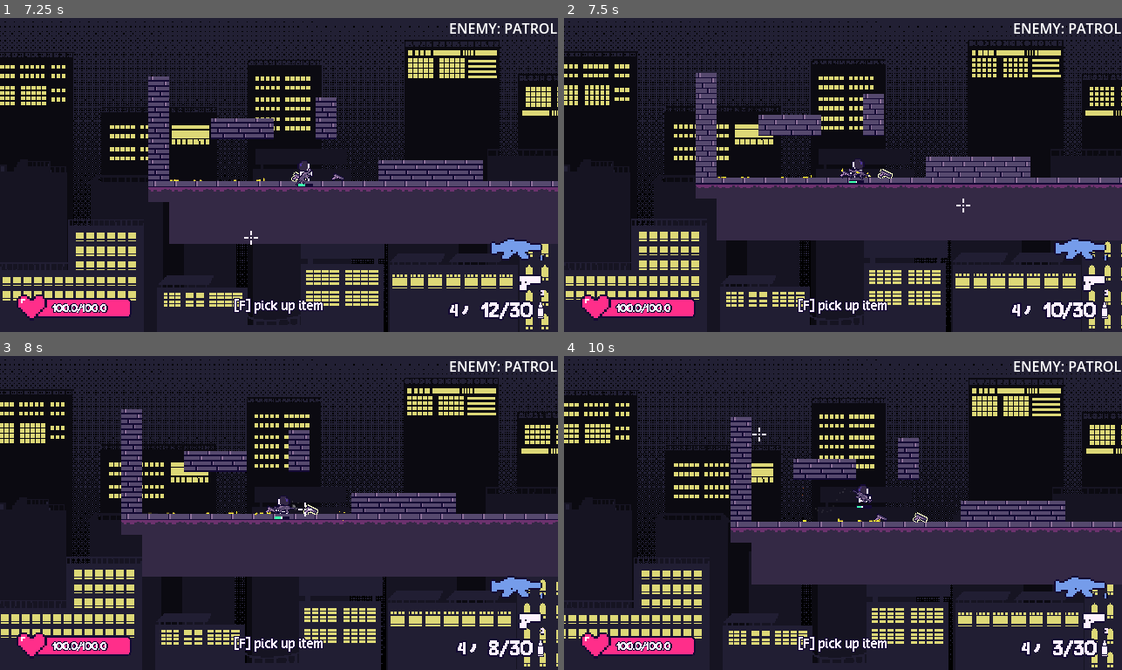
Above: before the commit, frames 1-4 (two rows, left to right).
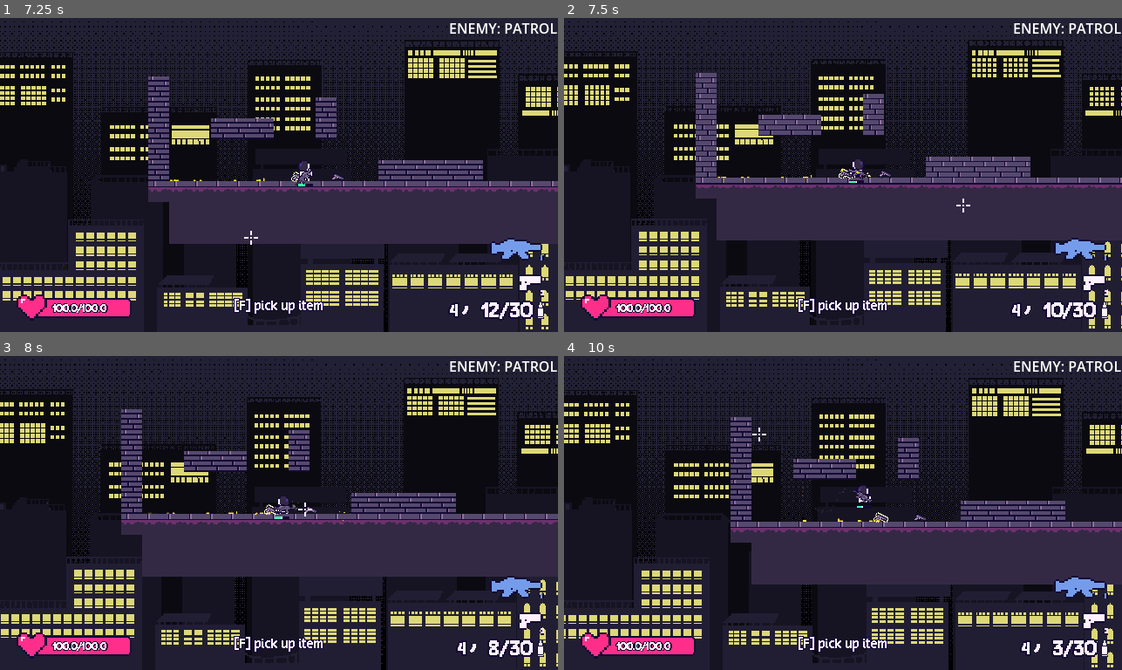
Above: after the commit, the same moments.

Repository: kyteidev/rogueshot
Game: Godot game, scene res://scenes/game_debug.tscn
Same seed, same stepped clock (60 frames per second), same inputs: the game is played once before the commit and once after it.
Inputs (mouse positions are in pixels of both pictures, inside the frame that each line leads up to):
- Up to frame 1 (7.25 s): tap Enter at 0.5 s; move the mouse to (251, 237) at 0.52 s; hold D (player_right) 0.53-1.25 s; tap F (player_interact) at 0.6, 2.1, 3.8, 5.3, 6.6 s; click (251, 237) at 0.67 s; tap W (player_jump) at 0.77, 3.77, 6.77 s; drag from (446, 222) to (306, 171) at 1.27 s; move the mouse to (111, 127) at 2.02 s; hold A (player_left) 2.03-2.75 s; drag from (306, 175) to (111, 127) at 2.77 s; move the mouse to (195, 96) at 3.52 s; hold A (player_left) 3.53-4.25 s; hold Shift (player_sprint) 3.53-4.25 s; drag from (401, 159) to (262, 171) at 4.27 s; move the mouse to (167, 190) at 5.02 s; hold D (player_right) 5.03-5.75 s; tap 1 (weapon_primary) at 5.1 s; click (167, 190) at 5.17 s; drag from (334, 105) to (167, 190) at 5.77 s; move the mouse to (251, 237) at 6.52 s; hold D (player_right) from 6.53 s (still down)
- Up to frame 2 (7.5 s): release D (player_right) at 7.25 s; drag from (1010, 222) to (870, 171) at 7.27 s
- Up to frame 3 (8 s): no input
- Up to frame 4 (10 s): move the mouse to (675, 465) at 8.02 s; hold A (player_left) 8.03-8.75 s; tap F (player_interact) at 8.1, 9.8 s; drag from (870, 513) to (675, 465) at 8.77 s; move the mouse to (759, 434) at 9.52 s; hold D (player_right) from 9.53 s (still down); hold Shift (player_sprint) from 9.53 s (still down); click (759, 434) at 9.67 s; tap W (player_jump) at 9.77 s

Frame 1 is identical in both runs. In frame 2, less than 0.1% of the frame differs, in the area x 49-59%, y 48-52%; in frame 3, less than 0.1%; in frame 4, less than 0.1%, in the area x 55-66%, y 49-54%.

Commit message:
fix item highlighting

Diff:
--- a/scenes/game_debug.tscn
+++ b/scenes/game_debug.tscn
@@ -16,8 +16,8 @@
 
 [sub_resource type="Resource" id="Resource_4gq7n"]
 script = ExtResource("9_7exj4")
-id = &"item"
-name = "item"
+id = &"pistol"
+name = "pistol"
 icon = ExtResource("10_vhi7h")
 metadata/_custom_type_script = "uid://coqypqa0006b"
 
@@ -53,7 +53,7 @@
 [node name="Player" parent="." unique_id=73622017 node_paths=PackedStringArray("transition", "crosshair") instance=ExtResource("1_6rfd2")]
 transition = NodePath("../TransitionCircle")
 crosshair = NodePath("../CrosshairCanvas")
-item = SubResource("Resource_4gq7n")
+temp_item = SubResource("Resource_4gq7n")
 
 [node name="Enemy" parent="." unique_id=136999672 instance=ExtResource("3_ex044")]
 position = Vector2(204, -22)
--- a/scripts/characters/player.gd
+++ b/scripts/characters/player.gd
@@ -45,7 +45,7 @@
 
 @export var transition: CanvasLayer
 @export var crosshair: CanvasLayer
-@export var item: ItemData
+@export var temp_item: ItemData
 
 var sm := StateManager
 
@@ -112,7 +112,6 @@
 
 var flipped := false
 
-var closest_item: Node2D
 var items_in_range: Array[Node2D]
 
 @onready var coyote_timer: Timer = $CoyoteTimer
@@ -325,6 +324,9 @@
 	# stamina
 	_update_stamina_bar(delta)
 
+	# item stuff
+	_highlight_items()
+
 
 func take_damage(damage: float, _global_position: Vector2) -> void:
 	# flash red when taking damage
@@ -344,12 +346,12 @@
 	var inst := item_scene.instantiate()
 	get_tree().current_scene.add_child(inst)
 	inst.global_position = global_position + Vector2(50.0, -10.0)
-	inst.setup(item)
+	inst.setup(temp_item)
 
 	var inst2 := item_scene.instantiate()
 	get_tree().current_scene.add_child(inst2)
 	inst2.global_position = global_position + Vector2(80.0, -10.0)
-	inst2.setup(item)
+	inst2.setup(temp_item)
 
 
 func _start_stamina_flash() -> void:
@@ -440,33 +442,32 @@
 	stamina_loss_bar.value = displayed_stamina_loss
 
 
-# I just undid something and this works now???
-# DO NOT TOUCH THIS I HAVE NO IDEA WHY THIS WORKS
-# I'M TOO TIRED TO FIGURE OUT THE LOGIC RIGHT NOW
+# YAY THIS WORKS NOW :D
+# there's probably a more efficient method but I'm too lazy to fix that rn
+func _highlight_items() -> void:
+	if items_in_range.size() == 0:
+		hud.update_hint_label(false)
+		return
+
+	var closest_item: Node2D
+	var closest_distance: float
+
+	# get closest item and highlight it
+	for item: Node2D in items_in_range:
+		var distance: float = global_position.distance_to(item.global_position)
+		if not closest_distance or distance < closest_distance:
+			closest_item = item
+			closest_distance = distance
+		item.hide_outline()
+	closest_item.show_outline()
+	hud.update_hint_label(true, "player_interact", "pick up item")
+
+
 func _on_item_pickup_area_body_entered(body: Node2D) -> void:
 	items_in_range.append(body)
 
-	if not closest_item:
-		closest_item = body
-	else:
-		var old_dist: float = (global_position - closest_item.global_position).length()
-		var new_dist: float = (global_position - body.global_position).length()
-
-		if new_dist > old_dist:
-			closest_item.hide_outline()
-			closest_item = body
-
-	closest_item.show_outline()
-	hud.update_hint_label(true, "player_interact", "pick up item")
-
-
-# DON'T TOUCH THIS EITHER
+
 func _on_item_pickup_area_body_exited(body: Node2D) -> void:
 	var index: int = items_in_range.find(body)
 	var popped_body: Node2D = items_in_range.pop_at(index)
 	popped_body.hide_outline()
-
-	if items_in_range.size() == 0:
-		hud.update_hint_label(false)
-	else:
-		items_in_range[0].show_outline()
